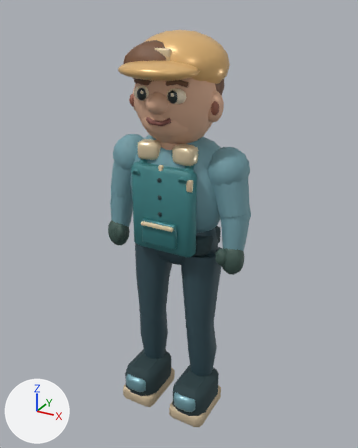
An edit to the glTF model assets/models/characters/wash_worker.glb, drawn before and after from the same camera.
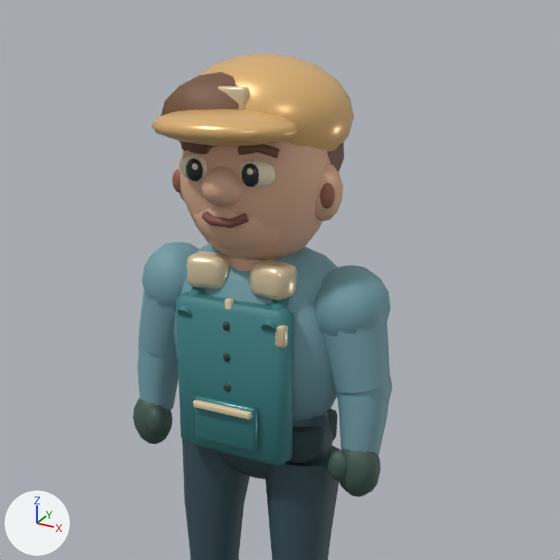
Each version appears first whole from a 50 mm camera at (1.108, -2.007, 2.066) aimed at (0.01, -0.012, 1.068), and next in a close-up on the part from 10% to 96% of the width and 0% to 69% of the height. Arrows for +X, +Y and +Z are at lower left; the lights stay in place. The older version's two pictures come first. Vertices at exactly the same position are counted once.

The first close-up shows 'Uniform'.
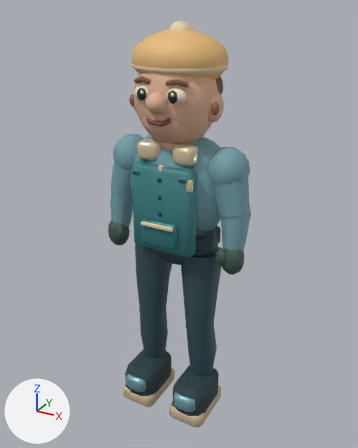
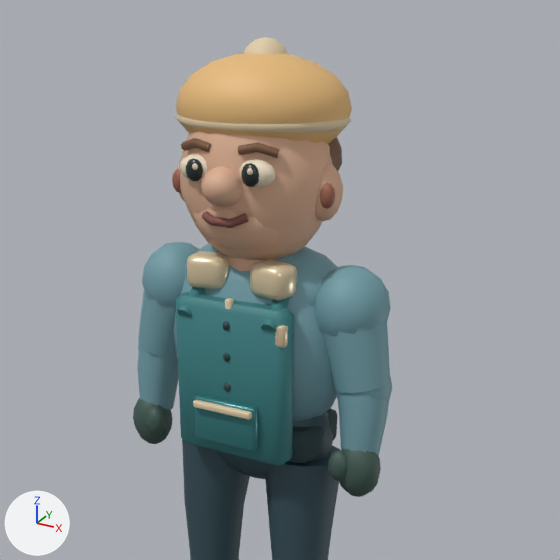
The edits, one by one:
me_uniform is used by ob_uniform; location (0.0, 0.0, 0.0).
me_uniform had 4289 vertices, 8330 faces and spanned x -0.38..0.38, y -0.3..0.21, z 0.0..1.97.
me_uniform now has 4212 vertices, 8180 faces and spans x -0.38..0.38, y -0.24..0.2, z 0.0..2.01.
me_uniform part 1: the loose piece of 72 vertices spanning x -0.04..0.04, y -0.16..-0.13, z 1.86..1.91 is deleted.
me_uniform part 2: 46 vertices moved from x -0.21..0.2, y -0.1..0.14, z 1.68..1.95 to x -0.19..0.1, y -0.03..0.09, z 1.68..1.99; 476 vertices removed from x -0.22..0.22, y -0.3..0.21, z 1.58..1.97; 471 vertices added at x -0.22..0.22, y -0.18..0.2, z 1.61..2.01.
me_uniform part 3: 43 kept faces spanning x -0.06..0.05, y -0.03..0.08, z 1.9..1.99 get new vertex colours; the middle colour goes from brown #78543b to beige #e2cfab.

Where the change shows, as pixel boxes (x1, y1, x2, y2) in the close-ups (560 x 560 px; the box of a moved part takes in the faces that stretch with it):
'Uniform', reshaped
    before: (133, 53, 392, 560)
    after: (133, 37, 392, 560)
part 1 of me_uniform, deleted
    before: (218, 86, 249, 110)
part 2 of me_uniform, moved or reshaped
    before: (151, 53, 354, 172)
    after: (175, 37, 352, 171)
part 3 of me_uniform, recoloured
    after: (244, 47, 288, 54)
